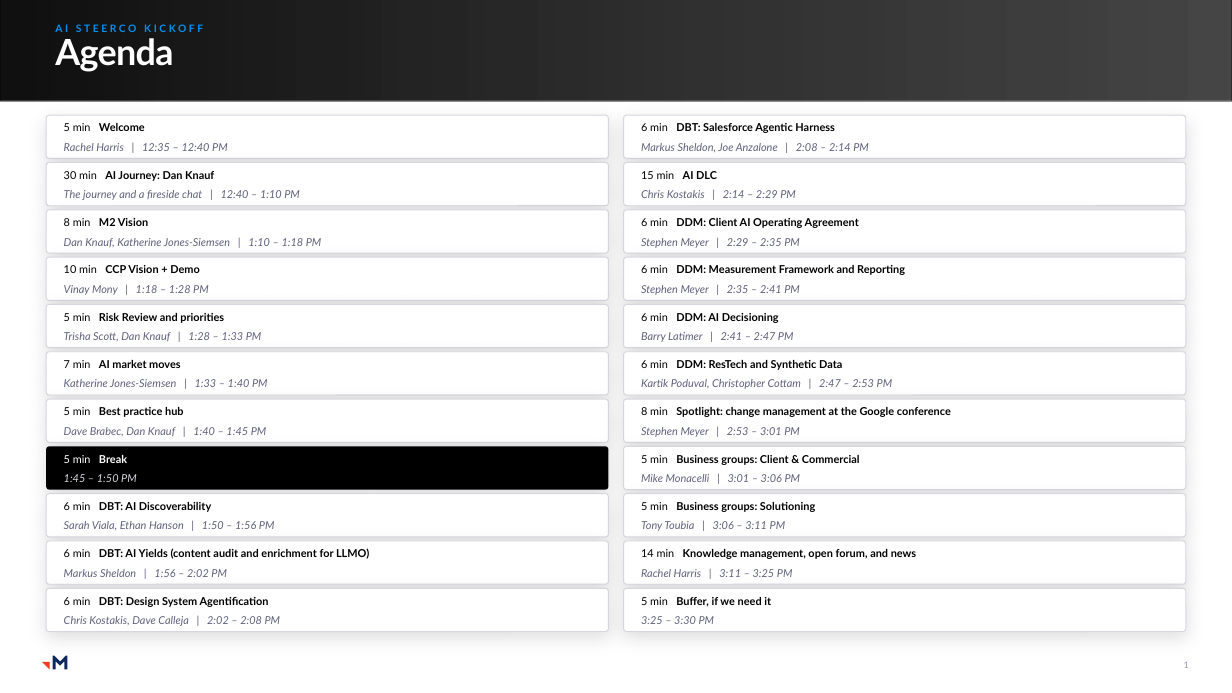
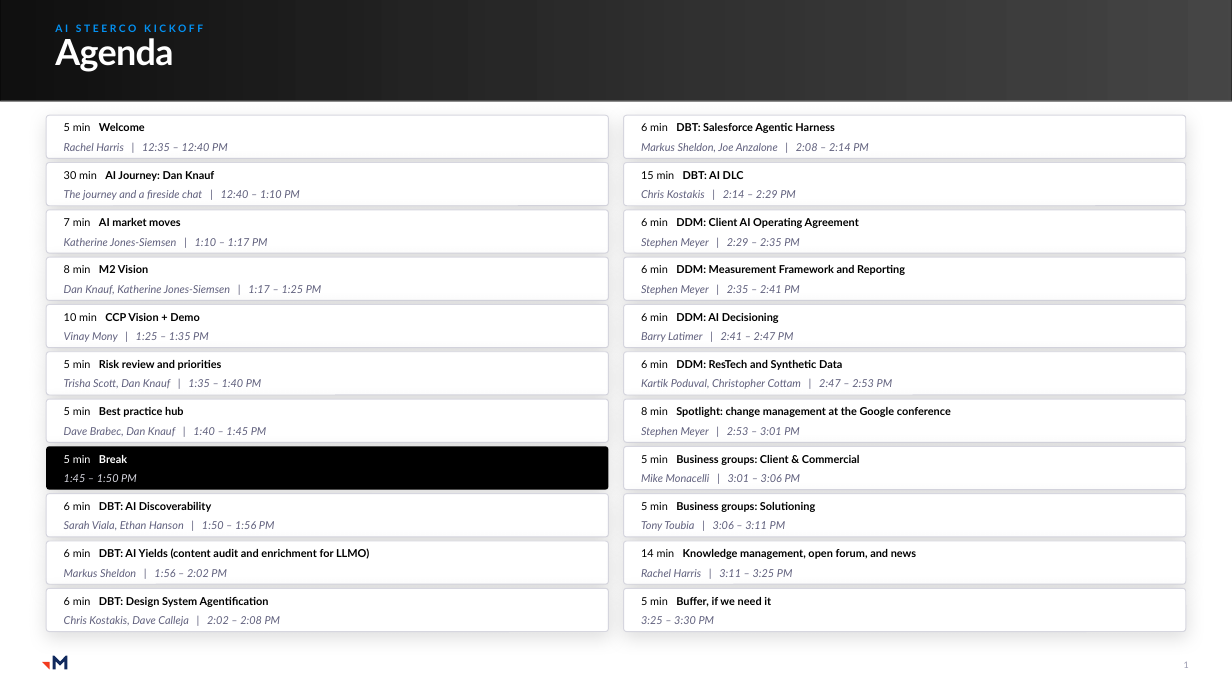
Before and after one commit to RachelHarrisMerkle/BasicMerkle, a slide deck: slide 1 of Kickoff_Agenda_slide.pptx. Drawn at 1232x693 pixels with LibreOffice and Linux fonts; fonts in the diff are those of the drawing; grey boxes stand for pictures. Boxes give left, top, right and bottom in pixels: in the first picture for what was removed or moved away, otherwise in the second. Text is boxed around its words. In the diff, an @@ line names an element or a change of style, - is before the commit and + after.

```diff
--- a/Kickoff_Agenda_slide.pptx
+++ b/Kickoff_Agenda_slide.pptx
@@ text in rounded rectangle at [641, 171, 744, 179]: text changed; bold on @@
-15 min AI DLC
+15 min DBT: AI DLC
@@ text in rounded rectangle at [64, 218, 268, 246]: text changed @@
-8 min M2 Vision
-Dan Knauf, Katherine Jones-Siemsen | 1:10 – 1:18 PM
+7 min AI market moves
+Katherine Jones-Siemsen | 1:10 – 1:17 PM
@@ text in rounded rectangle at [64, 265, 322, 294]: text changed @@
-10 min CCP Vision + Demo
-Vinay Mony | 1:18 – 1:28 PM
+8 min M2 Vision
+Dan Knauf, Katherine Jones-Siemsen | 1:17 – 1:25 PM
@@ text in rounded rectangle at [64, 313, 209, 342]: text changed @@
-5 min Risk Review and priorities
-Trisha Scott, Dan Knauf | 1:28 – 1:33 PM
+10 min CCP Vision + Demo
+Vinay Mony | 1:25 – 1:35 PM
@@ text in rounded rectangle at [64, 360, 262, 388]: text changed @@
-7 min AI market moves
-Katherine Jones-Siemsen | 1:33 – 1:40 PM
+5 min Risk review and priorities
+Trisha Scott, Dan Knauf | 1:35 – 1:40 PM
```
